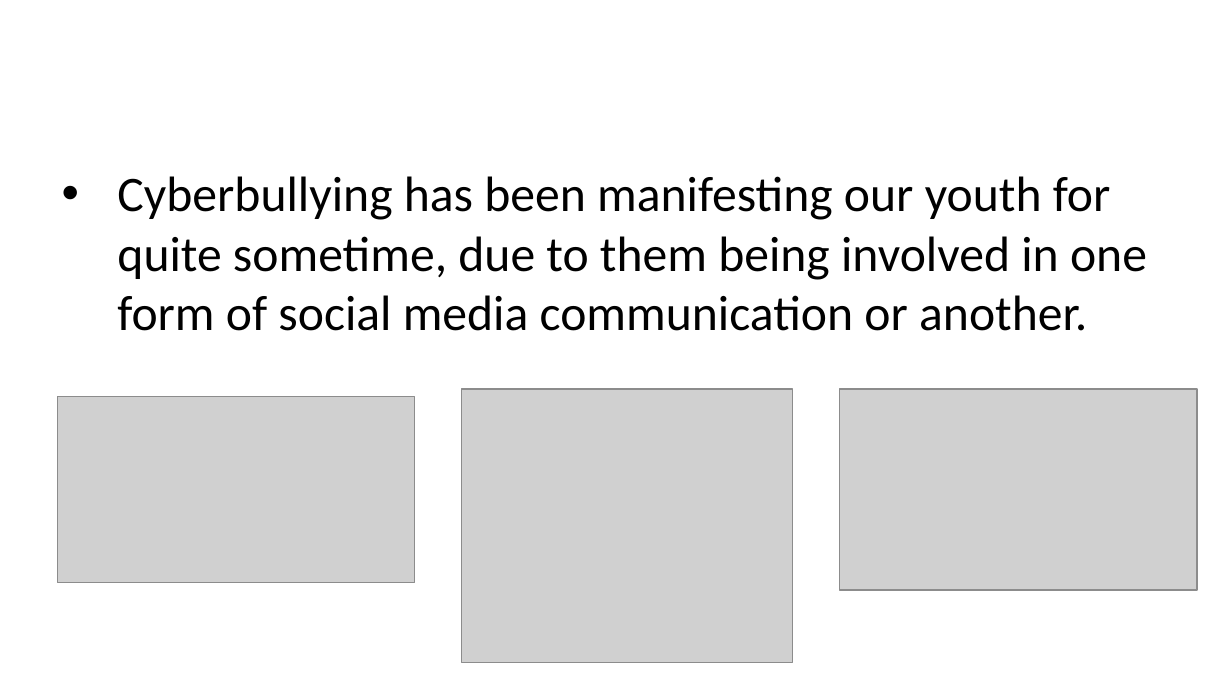
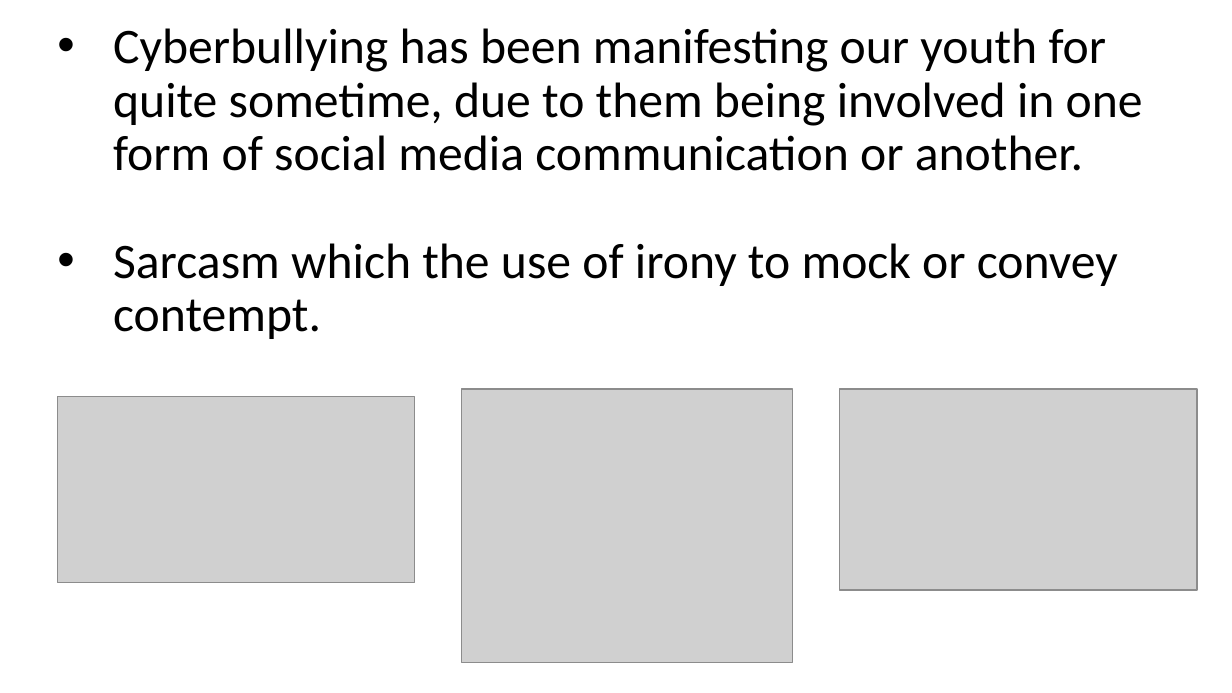
Before and after one commit to DevJohnIbrahim/SSM-GP, a slide deck: slide 4 of Graduation Proposal/Cyberbullypresentation.pptx. Drawn at 1232x693 pixels with LibreOffice and Linux fonts; fonts in the diff are those of the drawing; grey boxes stand for pictures. Boxes give left, top, right and bottom in pixels: in the first picture for what was removed or moved away, otherwise in the second. Text is boxed around its words. In the diff, an @@ line names an element or a change of style, - is before the commit and + after.

Commit message:
sarcasm included

```diff
--- a/Graduation Proposal/Cyberbullypresentation.pptx
+++ b/Graduation Proposal/Cyberbullypresentation.pptx
@@ text "Cyberbullying has been manifesting our ..." moved from (x1=117, y1=176, x2=1147, y2=331) to (x1=113, y1=28, x2=1143, y2=339) @@
@@ text at (x1=113, y1=28, x2=1143, y2=171): line spacing 1 to 0.9 @@
@@ text at (x1=113, y1=243, x2=1118, y2=339): paragraph added @@
+• Sarcasm which the use of irony to mock or convey contempt.
```
Also in this commit, not shown: 2 other slides changed.
